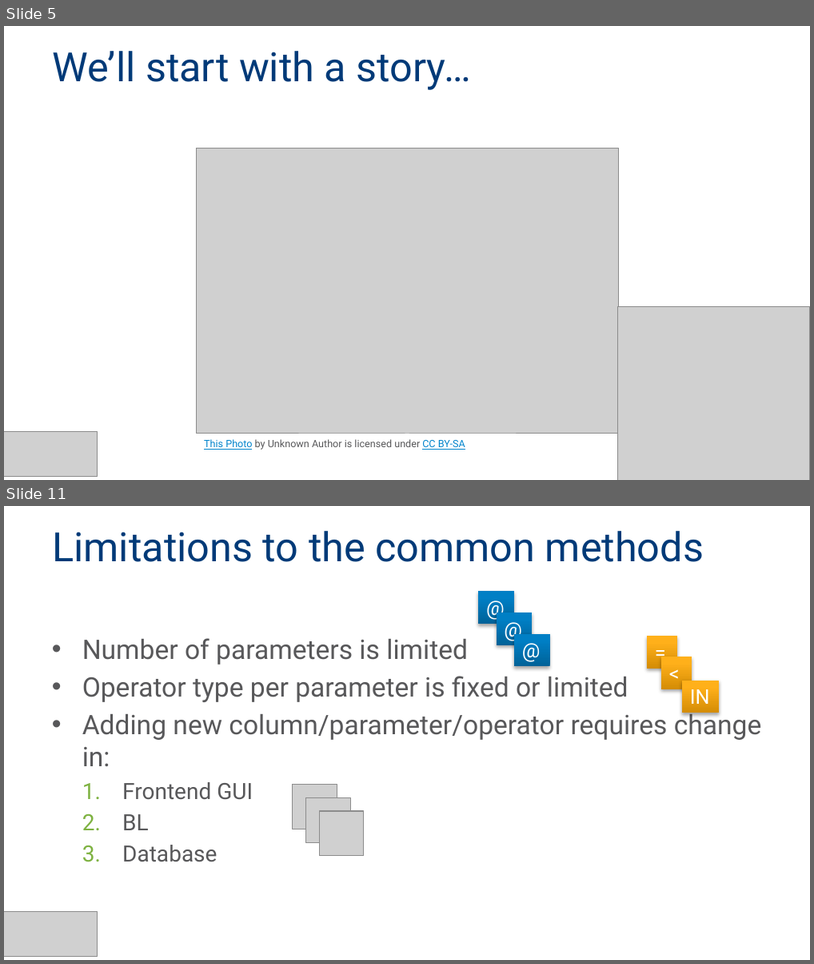
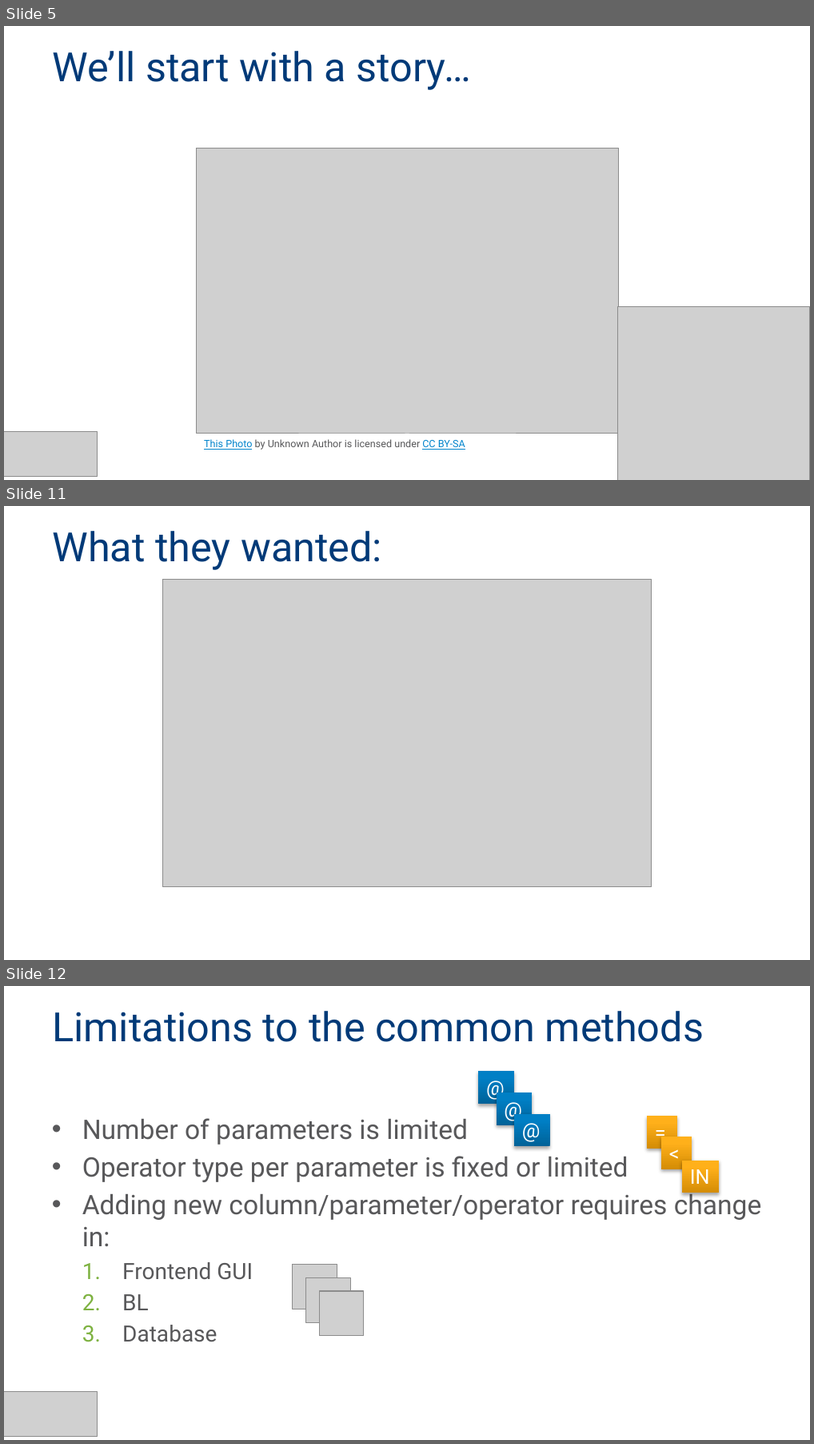
Before and after one commit to MadeiraData/DynamicFilters, a slide deck: DynamicFilters_Presentation_Eng.pptx. Shown one above the other, each under a label of ours: slides 5 and 11 before the commit, slides 5, 11 and 12 after it; the slides between them are not shown. The pictures are 814x964 and 814x1444 pixels, drawn with LibreOffice and Linux fonts; fonts in the diff are those of the drawing; grey boxes stand for pictures; background and template pictures are left out. Boxes give left, top, right and bottom in pixels: in the first picture for what was removed or moved away, otherwise in the second. Text is boxed around its words. In the diff, an @@ line names an element or a change of style, - is before the commit and + after.

```diff
--- a/DynamicFilters_Presentation_Eng.pptx
+++ b/DynamicFilters_Presentation_Eng.pptx
@@ slide 11 added at bbox=[4, 506, 810, 960], background #FFFFFF @@
@@ title added at bbox=[52, 531, 382, 570], 36 pt, text #003A78 @@
+What they wanted:
@@ picture added at bbox=[163, 580, 651, 886] @@
@@ what was slide 11 is now slide 12 @@
```
Also in this commit, not shown: 8 slides changed, 2 other slides added, 2 slides removed.
